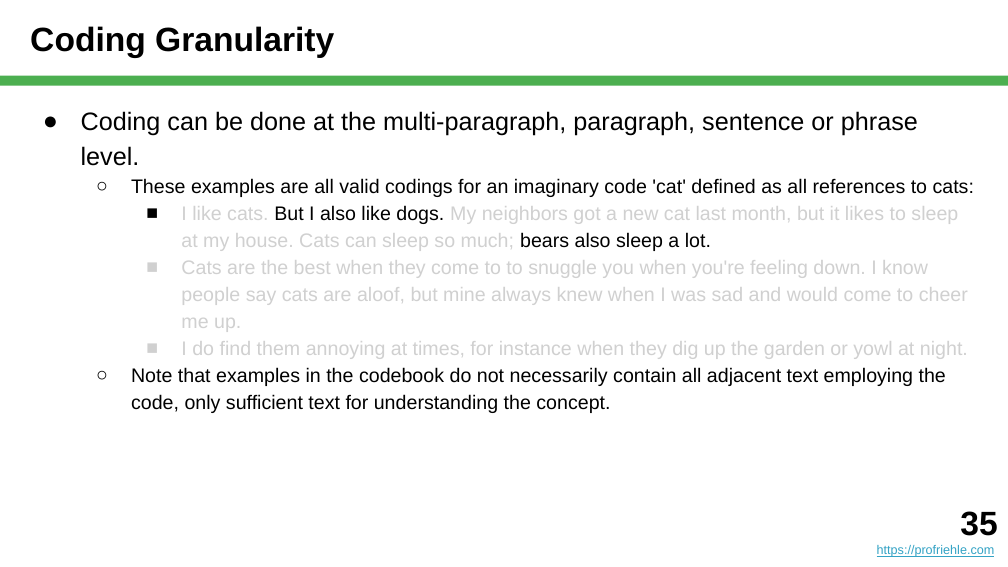
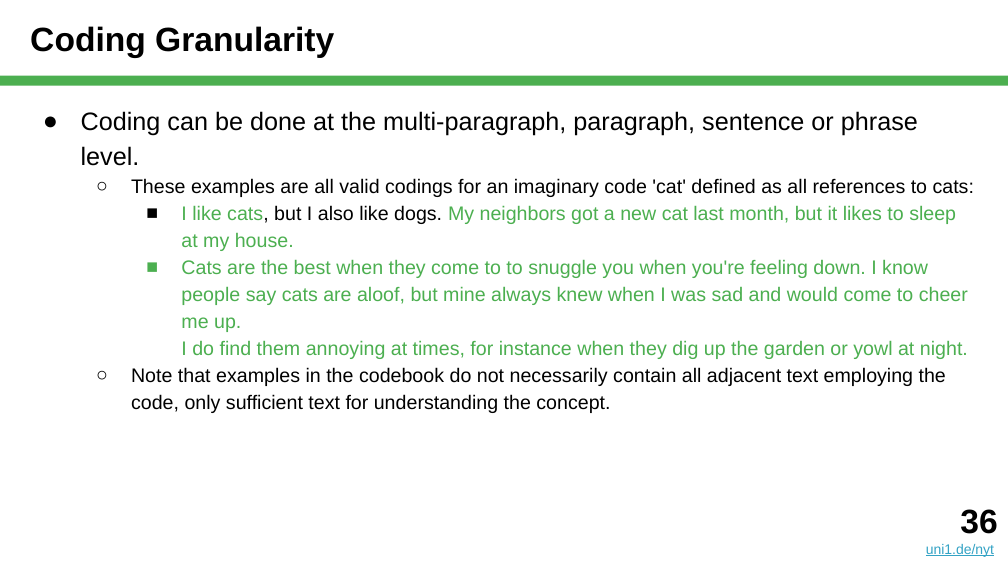
Before and after one commit to dirkriehle/nyt-course, a slide deck: slide 36 of Lecture slides/NYT B03 - Qualitative Data Analysis.pptx (slide 35 before the commit). Drawn at 1008x567 pixels with LibreOffice and Linux fonts; fonts in the diff are those of the drawing. Boxes give left, top, right and bottom in pixels: in the first picture for what was removed or moved away, otherwise in the second. Text is boxed around its words. In the diff, an @@ line names an element or a change of style, - is before the commit and + after.

```diff
--- a/Lecture slides/NYT B03 - Qualitative Data Analysis.pptx
+++ b/Lecture slides/NYT B03 - Qualitative Data Analysis.pptx
@@ text at [181,205,968,359]: text changed; text colour #D0D0D0 to #4CAF50 @@
-    ■ I like cats. But I also like dogs. My neighbors got a new cat last month, but it likes to sleep at my house. Cats can sleep so much; bears also sleep a lot.
-    ■ Cats are the best when they come to to snuggle you when you're feeling down. I know people say cats are aloof, but mine always knew when I was sad and would come to cheer me up.
-    ■ I do find them annoying at times, for instance when they dig up the garden or yowl at night.
+    ■ I like cats, but I also like dogs. My neighbors got a new cat last month, but it likes to sleep at my house.
+    ■ Cats are the best when they come to to snuggle you when you're feeling down. I know people say cats are aloof, but mine always knew when I was sad and would come to cheer me up.
+      I do find them annoying at times, for instance when they dig up the garden or yowl at night.
@@ text added at [926,509,997,557], 10 pt, text #34A3C5, underline @@
+36
+uni1.de/nyt
@@ text removed at [877,511,997,557] @@
-35
-https://profriehle.com
```
Also in this commit, not shown: 34 other slides changed, 2 slides added, 1 slide removed, 1 other file.
